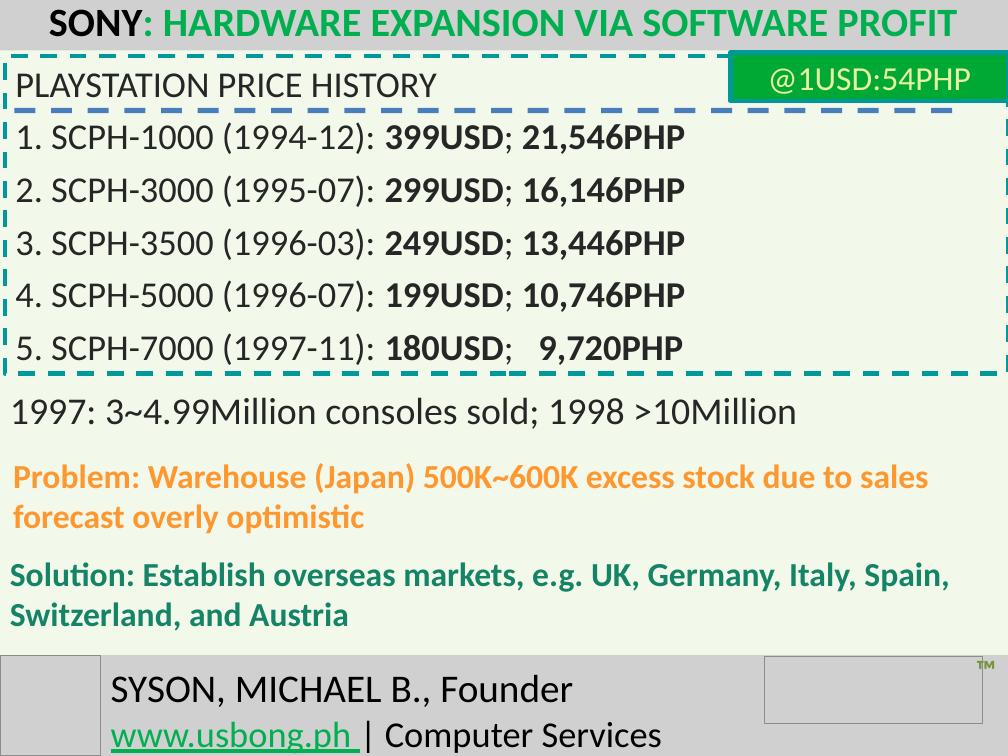
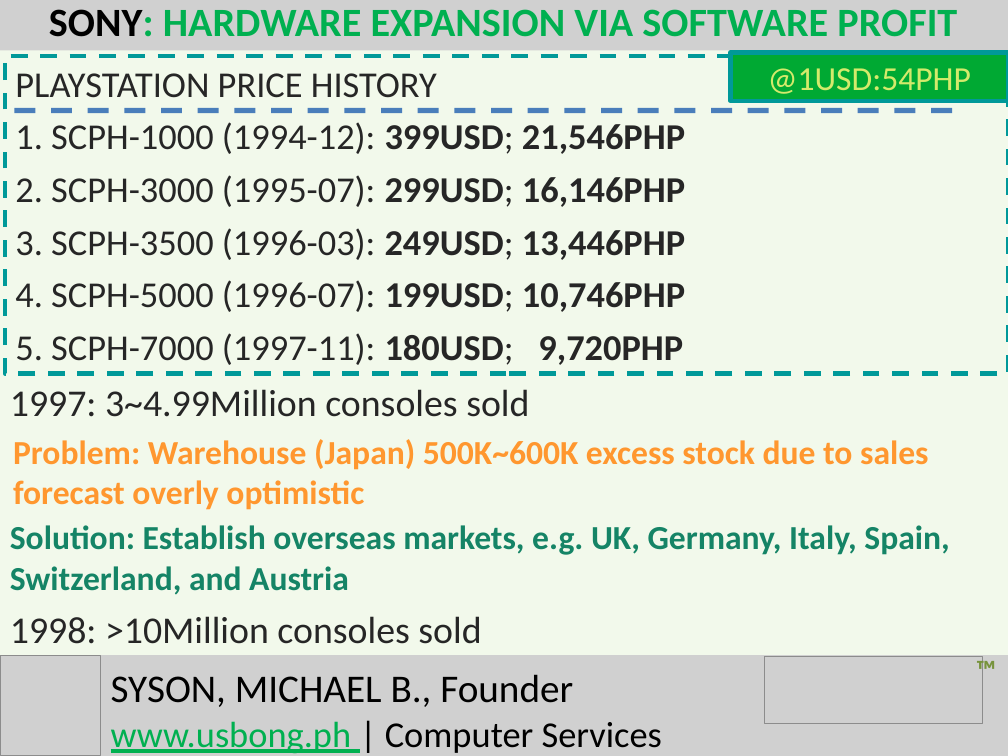
Before and after one commit to usbong/documentation, a slide deck: slide 2 of Usbong/R&D/CaseStudyNTT/usbong-CaseStudyNTT.odp. Drawn at 1008x756 pixels with LibreOffice and Linux fonts; fonts in the diff are those of the drawing; grey boxes stand for pictures. Boxes give left, top, right and bottom in pixels: in the first picture for what was removed or moved away, otherwise in the second. Text is boxed around its words. In the diff, an @@ line names an element or a change of style, - is before the commit and + after.

```diff
--- a/Usbong/R&D/CaseStudyNTT/usbong-CaseStudyNTT.odp
+++ b/Usbong/R&D/CaseStudyNTT/usbong-CaseStudyNTT.odp
@@ rectangle "@1USD:54PHP" at (731, 52, 1008, 101): text colour #E8F2A1 to #D4EA6B @@
@@ text "1997: 3~4.99Million consoles sold": place and size @@
-text "1997: 3~4.99Million consoles sold" at (10, 397, 949, 631)
+text "1997: 3~4.99Million consoles sold" at (10, 389, 949, 644)
@@ text at (10, 389, 529, 417): text changed @@
-1997: 3~4.99Million consoles sold; 1998 >10Million
+1997: 3~4.99Million consoles sold
@@ text "Problem: Warehouse (Japan) 500K~600K excess ...": place and size @@
-text "Problem: Warehouse (Japan) 500K~600K excess ..." at (13, 463, 928, 534)
+text "Problem: Warehouse (Japan) 500K~600K excess ..." at (13, 439, 928, 510)
@@ text at (10, 616, 481, 644): paragraph added @@
+1998: >10Million consoles sold
```
Also in this commit, not shown: 2 other slides changed.
